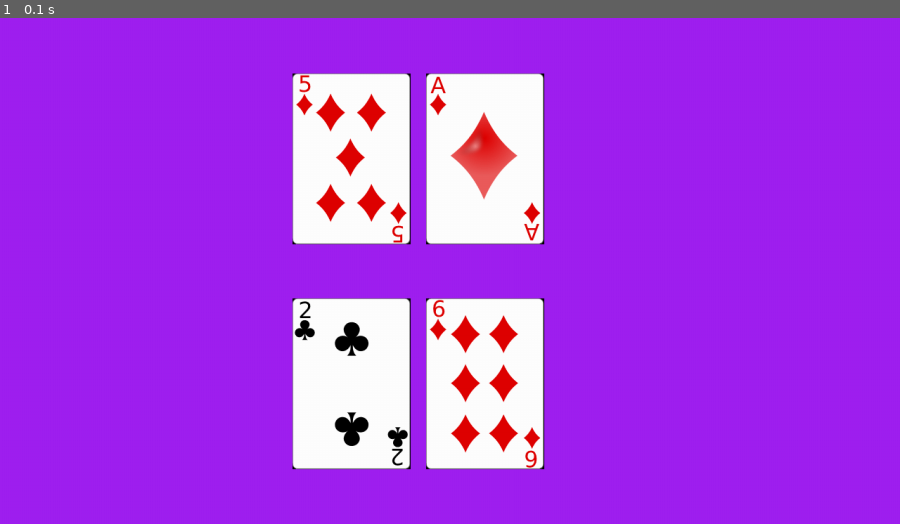
Above: before the commit, frame 1.
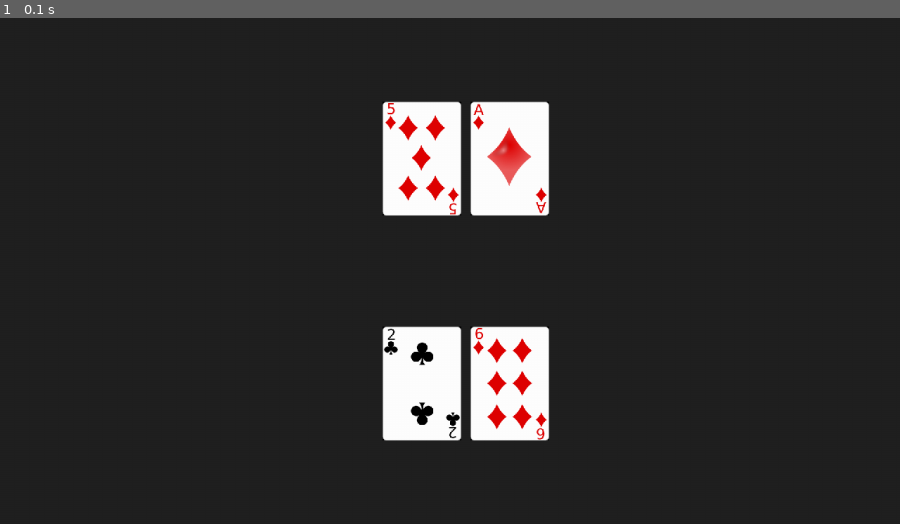
Above: after the commit, the same moment.

Repository: ekoret/blackjack-py
Game: pygame game, started from blackjack.py
Same seed, same stepped clock (60 frames per second), same inputs: the game is played once before the commit and once after it.
Inputs:
- Up to frame 1 (0.1 s): no input

The runs differ from the first frame. In frame 1, 95% of the frame differs, in the area x 0-100%, y 0-100%.

Commit message:
resize cards and move placement

Diff:
--- a/blackjack.py
+++ b/blackjack.py
@@ -20,7 +20,7 @@
 
         self.player = Player(self)
         self.dealer = Dealer(self)
-        self.deck = Deck()
+        self.deck = Deck(self)
         self.dealer.deal_game()
 
     def run_game(self):
@@ -47,7 +47,7 @@
         self.clock.tick(self.settings.framerate)  # limits FPS to 60
 
     def _draw_bg(self):
-        self.screen.fill("purple")
+        self.screen.fill((33, 33, 33))
 
     def _quit(self):
         pygame.quit()
--- a/card.py
+++ b/card.py
@@ -19,6 +19,11 @@
         self.is_showing = True
 
         self.image = pygame.image.load(f"images/cards/{value}_of_{suit}.bmp")
+
+        self.size = self.image.get_size()
+        self.image = pygame.transform.scale(
+            self.image, (int(self.size[0] // 1.5), int(self.size[1] // 1.5))
+        )
         self.rect = self.image.get_rect()
 
     def hide_card(self):
--- a/deck.py
+++ b/deck.py
@@ -6,7 +6,8 @@
 
 
 class Deck:
-    def __init__(self):
+    def __init__(self, game):
+        self.game = game
         self.suits = ("spades", "clubs", "diamonds", "hearts")
         self.values = (2, 3, 4, 5, 6, 7, 8, 9, 10, "jack", "queen", "king", "ace")
 
--- a/player.py
+++ b/player.py
@@ -7,15 +7,18 @@
         self.name = "John Doe"
         self.cards = pygame.sprite.Group()
 
+        self.card_spacing = 125
+        self.card_x_location = 600
+
     def add_card(self, card):
         self.cards.add(card)
 
     def draw_cards(self, screen):
         x_offset = 0
         y_offset = 200
-        x_offset_increment = 190
+        x_offset_increment = self.card_spacing
         for card in self.cards:
-            card.rect.centerx = 500 + x_offset
+            card.rect.centerx = self.card_x_location + x_offset
             card.rect.centery = self.game.screen.get_rect().height - y_offset
 
             x_offset += x_offset_increment
@@ -37,9 +40,9 @@
 
     def draw_cards(self, screen):
         x_offset = 0
-        x_offset_increment = 190
+        x_offset_increment = self.card_spacing
         for card in self.cards:
-            card.rect.centerx = 500 + x_offset
+            card.rect.centerx = self.card_x_location + x_offset
             card.rect.centery = 200
 
             x_offset += x_offset_increment
